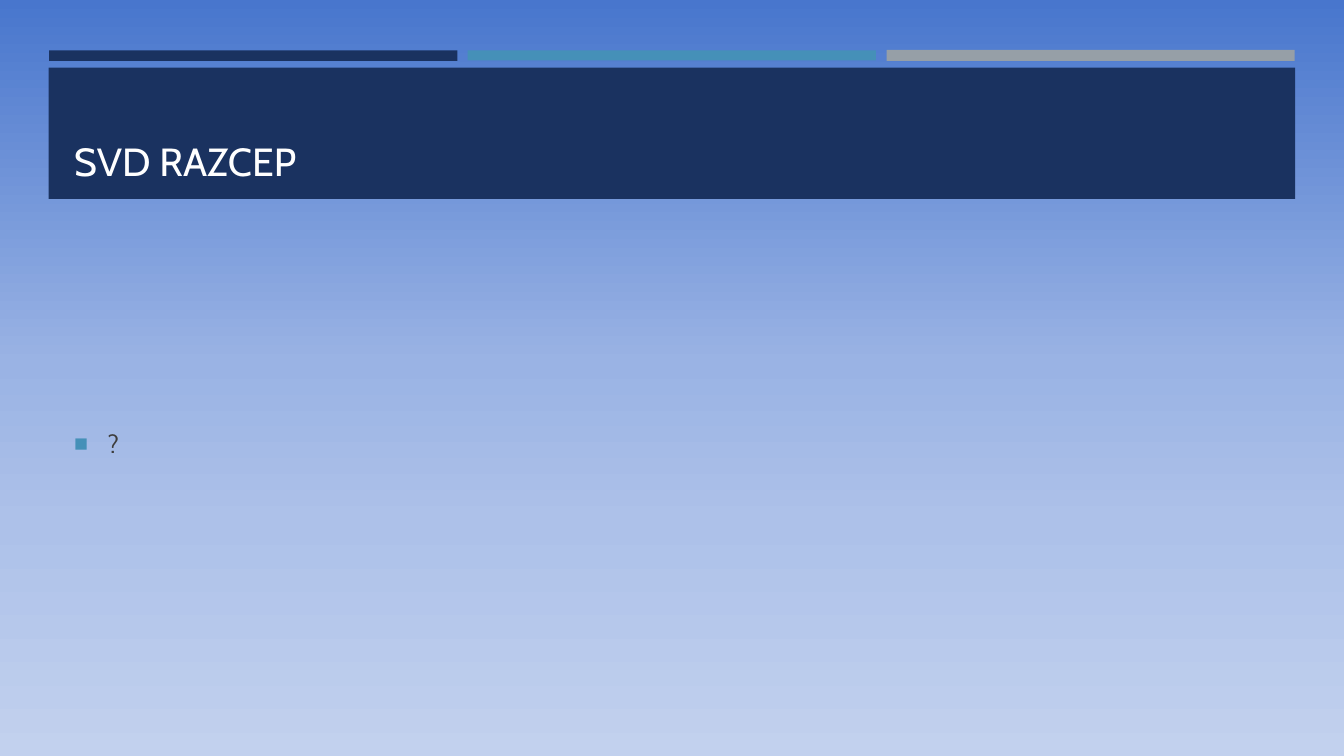
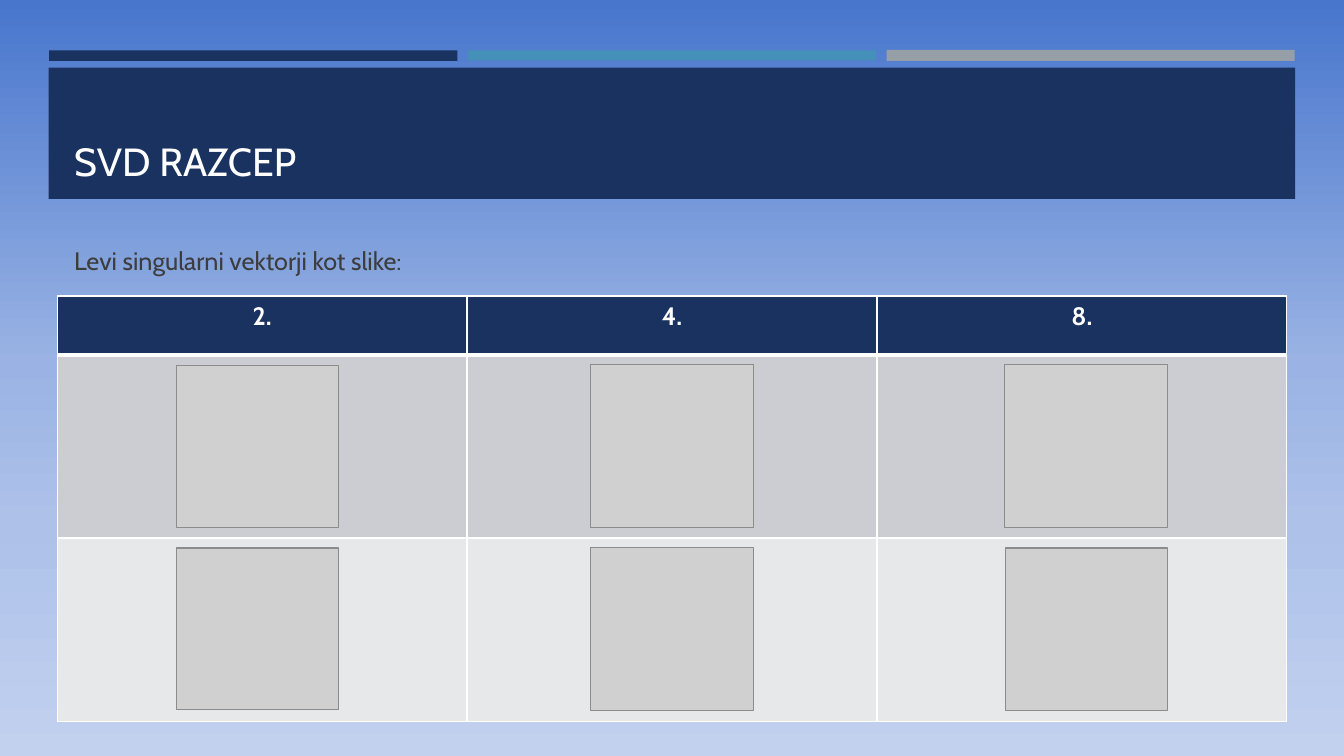
Before and after one commit to KalcMatej99/MM-Project, a slide deck: slide 5 of Prepoznavanje ročno napisanih števk.pptx. Drawn at 1344x756 pixels with LibreOffice and Linux fonts; fonts in the diff are those of the drawing; grey boxes stand for pictures. Boxes give left, top, right and bottom in pixels: in the first picture for what was removed or moved away, otherwise in the second. Text is boxed around its words. In the diff, an @@ line names an element or a change of style, - is before the commit and + after.

```diff
--- a/Prepoznavanje ročno napisanih števk.pptx
+++ b/Prepoznavanje ročno napisanih števk.pptx
@@ text "Levi singularni vektorji kot slike:" at box(74, 251, 401, 276): vertical alignment middle to top @@
@@ text at box(74, 251, 401, 276): text changed @@
-■ ?
+Levi singularni vektorji kot slike:
@@ table added at box(57, 296, 1289, 722), 3 rows, 3 columns @@
+2. | 4. | 8.
+ |  | 
+ |  | 
@@ picture added at box(176, 365, 339, 527) @@
@@ picture added at box(591, 365, 753, 527) @@
@@ picture added at box(1005, 365, 1169, 527) @@
@@ picture added at box(176, 548, 339, 711) @@
@@ picture added at box(591, 548, 753, 712) @@
@@ picture added at box(1005, 548, 1168, 711) @@
```
Also in this commit, not shown: 1 slide added, 1 slide removed.
